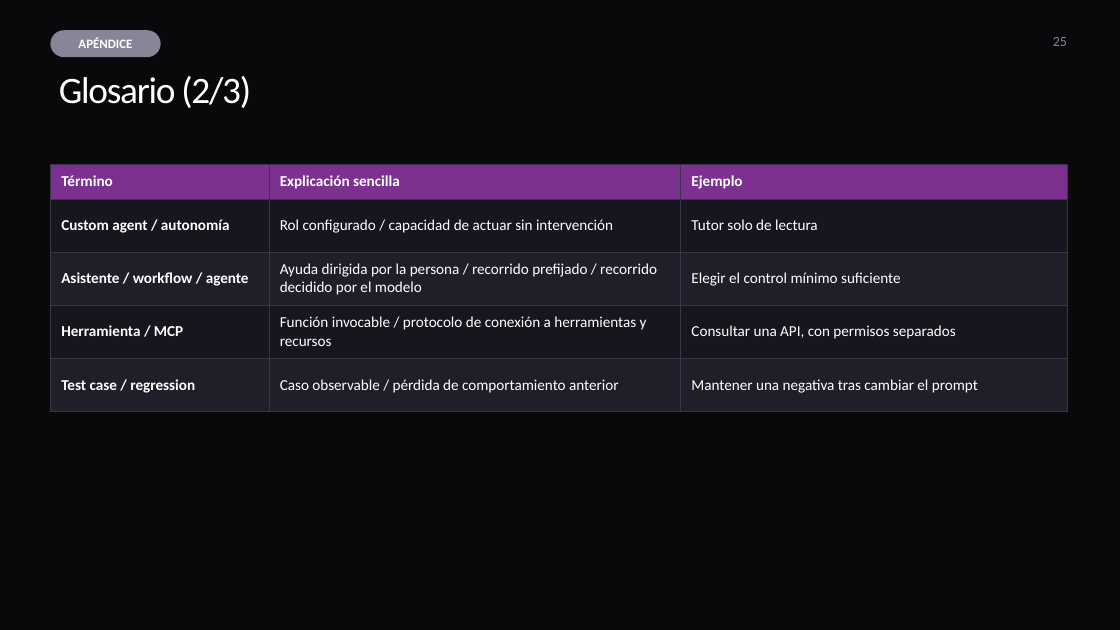
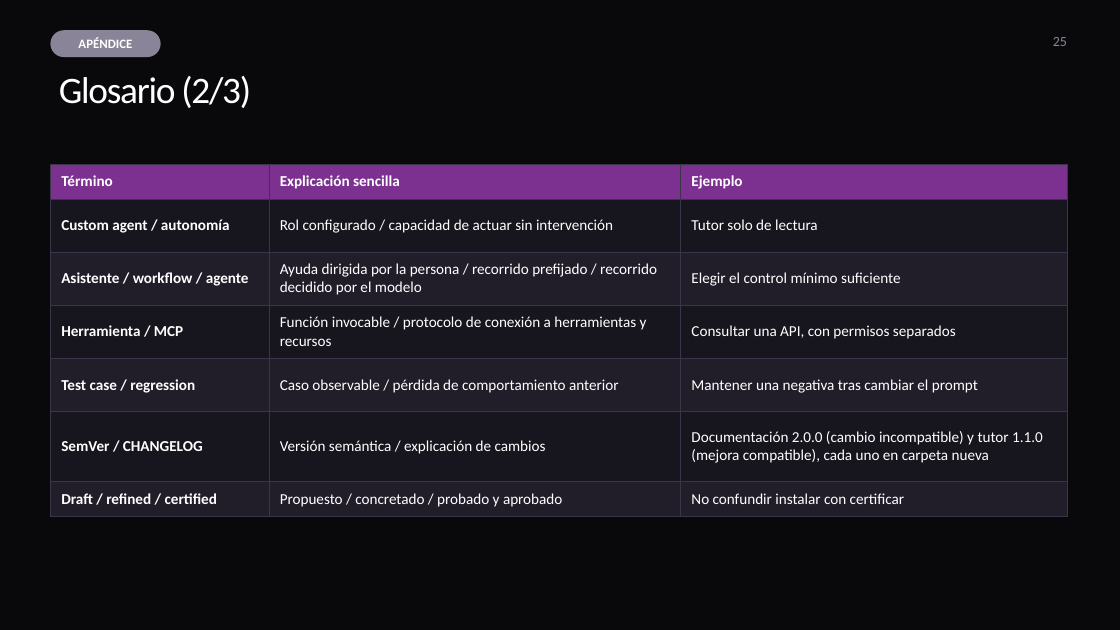
Before and after one commit to ybenzina/formacion-dotnet-junior, a slide deck: slide 25 of docs/masterclasses/masterclass-ai-agents.pptx. Drawn at 1120x630 pixels with LibreOffice and Linux fonts; fonts in the diff are those of the drawing. Boxes give left, top, right and bottom in pixels: in the first picture for what was removed or moved away, otherwise in the second. Text is boxed around its words. In the diff, an @@ line names an element or a change of style, - is before the commit and + after.

```diff
--- a/docs/masterclasses/masterclass-ai-agents.pptx
+++ b/docs/masterclasses/masterclass-ai-agents.pptx
@@ table at (50,164,1067,517) @@
+row 6: SemVer / CHANGELOG | Versión semántica / explicación de cambios | Documentación 2.0.0 (cambio incompatible) y tutor 1.1.0 (mejora compatible), cada uno en carpeta nueva
+row 7: Draft / refined / certified | Propuesto / concretado / probado y aprobado | No confundir instalar con certificar
```
Also in this commit, not shown: 9 other slides changed, 50 other files.
